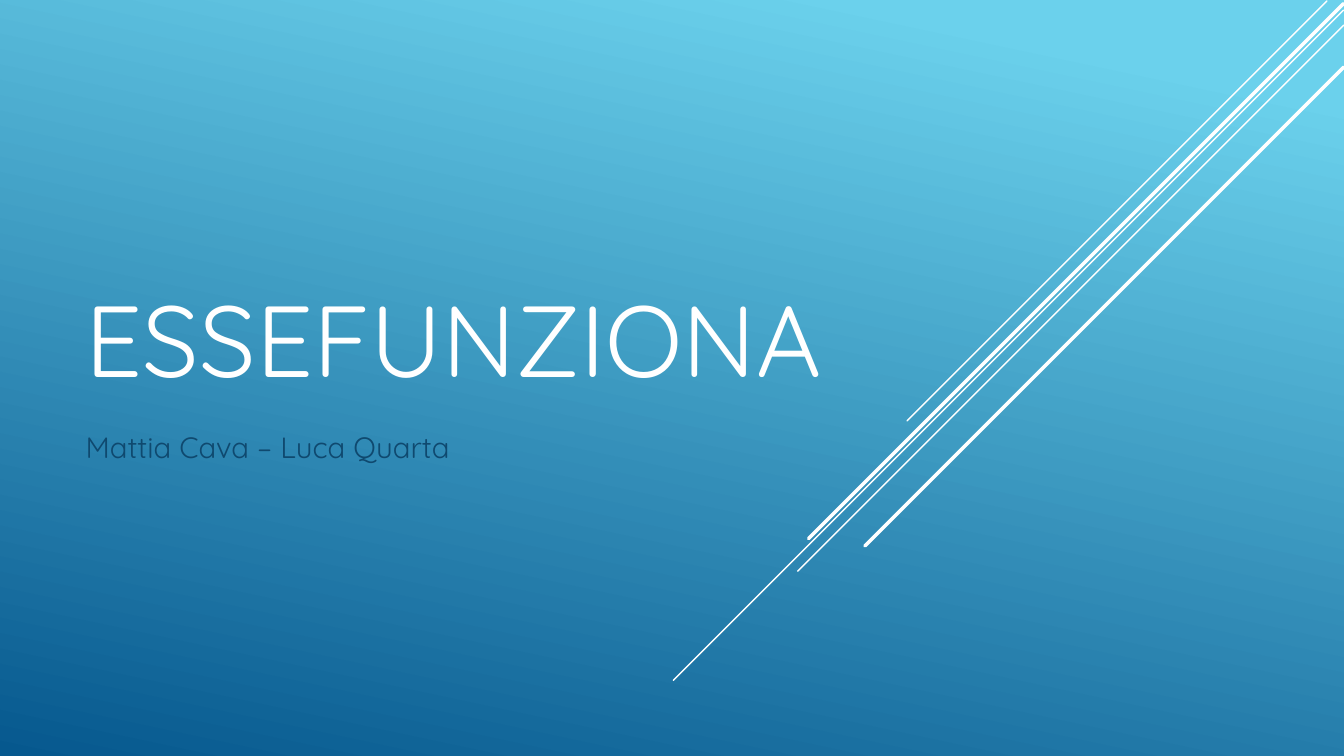
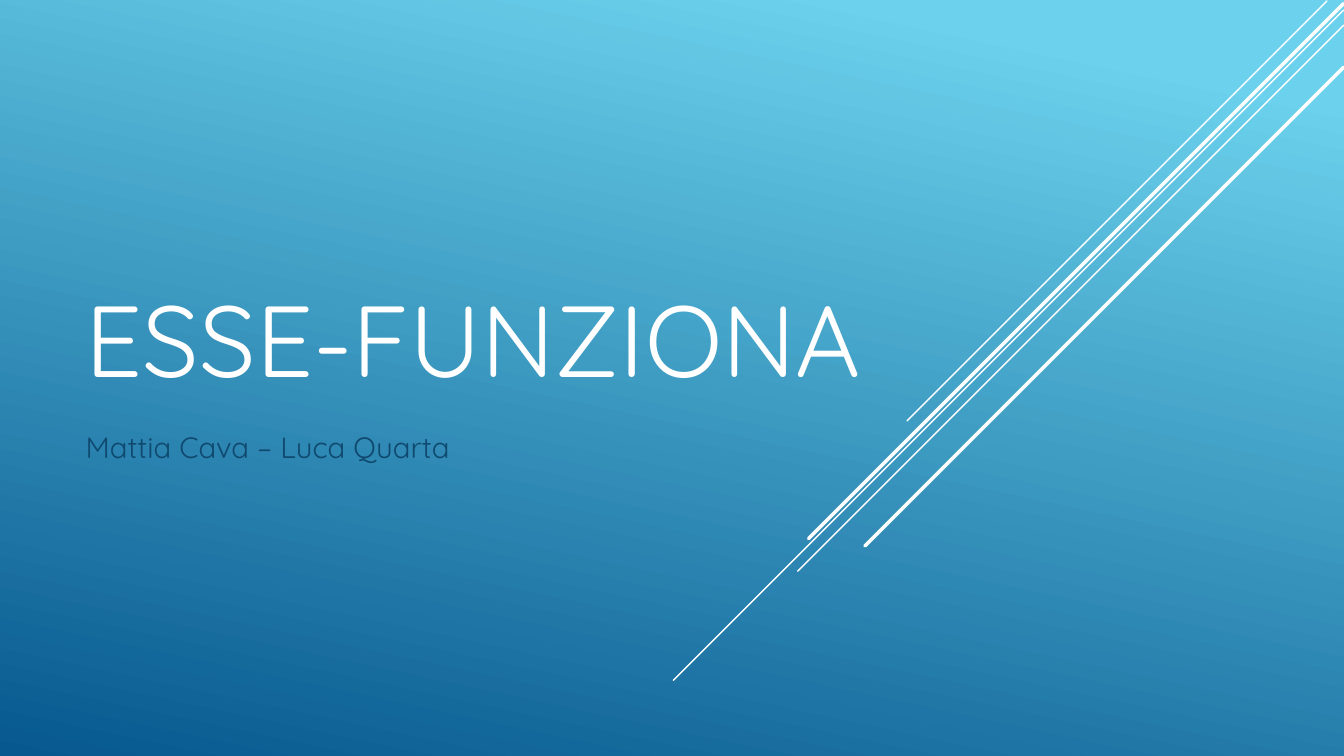
Before and after one commit to Mattiaman/EsseFunziona, a slide deck: slide 1 of EsseFunziona/description/EsseFunziona.pptx. Drawn at 1344x756 pixels with LibreOffice and Linux fonts; fonts in the diff are those of the drawing. Boxes give left, top, right and bottom in pixels: in the first picture for what was removed or moved away, otherwise in the second. Text is boxed around its words. In the diff, an @@ line names an element or a change of style, - is before the commit and + after.

```diff
--- a/EsseFunziona/description/EsseFunziona.pptx
+++ b/EsseFunziona/description/EsseFunziona.pptx
@@ title at [86,305,861,378]: text changed @@
-ESSEFUNZIONA
+ESSE-FUNZIONA
```
Also in this commit, not shown: 8 other slides changed, 17 other files.
